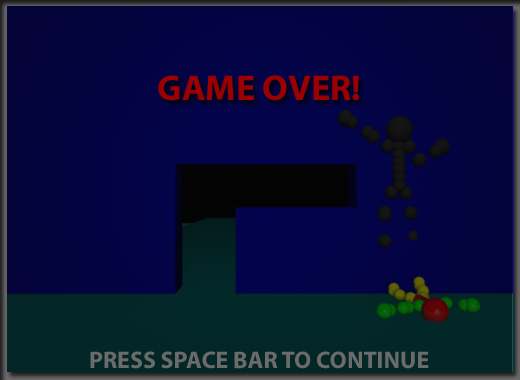
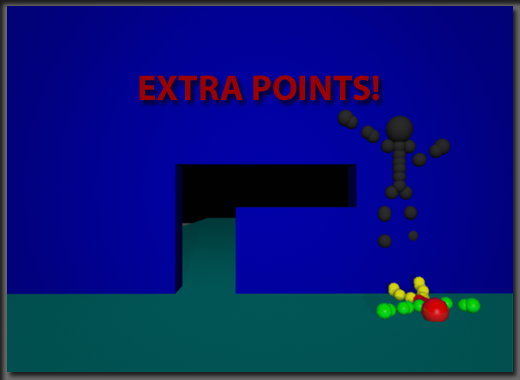
Before/after of a 520x380 layered artwork. What changed in the layer stack:
hid "Press Space Bar to continue" over [left=90, top=351, right=429, bottom=369]
renamed "Game Over!" to "EXTRA POINTS!", painted on it over [left=139, top=75, right=379, bottom=101]
"Shape 2": opacity 63% → 17% over [left=7, top=6, right=512, bottom=372]
